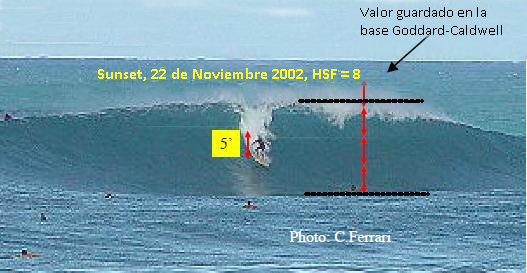
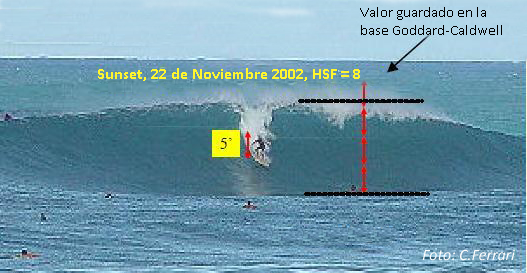
The second 527×273 image is a revision of the first. Changes to its layers:
added layer "Foto: C.Ferrari" above "Background" over 422, 249, 515, 261
painted on "Background" over 280, 224, 398, 247
